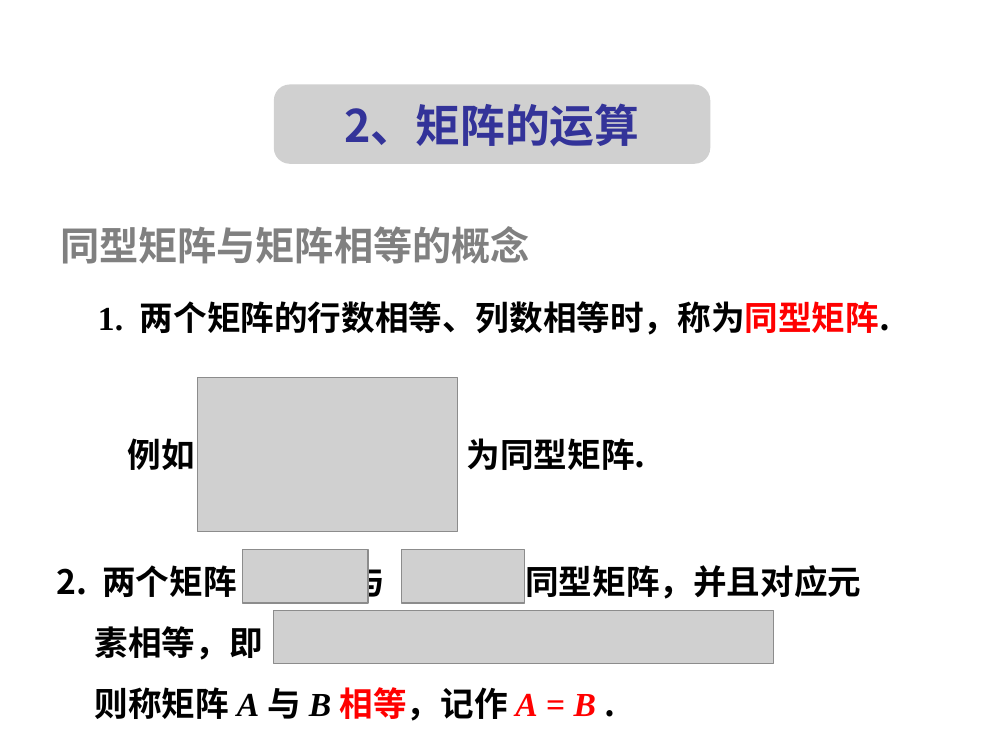
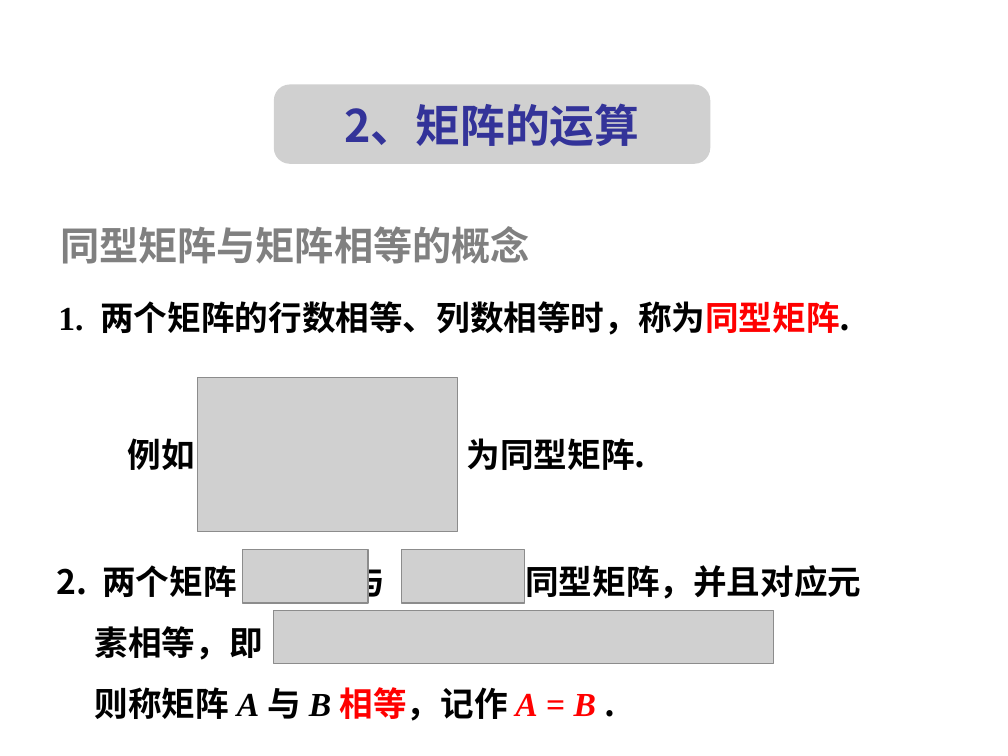
Before and after one commit to zhangbiaomath/zhangbiaomath.github.io, a slide deck: slide 8 of teaching/gaodai/ch4/高等代数第4章-矩阵.ppt (slide 5 before the commit). Drawn at 1008x756 pixels with LibreOffice and Linux fonts; fonts in the diff are those of the drawing; grey boxes stand for pictures. Boxes give left, top, right and bottom in pixels: in the first picture for what was removed or moved away, otherwise in the second. Text is boxed around its words. In the diff, an @@ line names an element or a change of style, - is before the commit and + after.

```diff
--- a/teaching/gaodai/ch4/高等代数第4章-矩阵.ppt
+++ b/teaching/gaodai/ch4/高等代数第4章-矩阵.ppt
@@ text "1. 两个矩阵的行数相等、列数相等时，称为同型矩阵.": place and size @@
-text "1. 两个矩阵的行数相等、列数相等时，称为同型矩阵." at (98, 301, 890, 335)
+text "1. 两个矩阵的行数相等、列数相等时，称为同型矩阵." at (58, 301, 850, 335)
```
Also in this commit, not shown: 2 other slides changed, 6 slides added, 2 slides removed, 1 other file.
